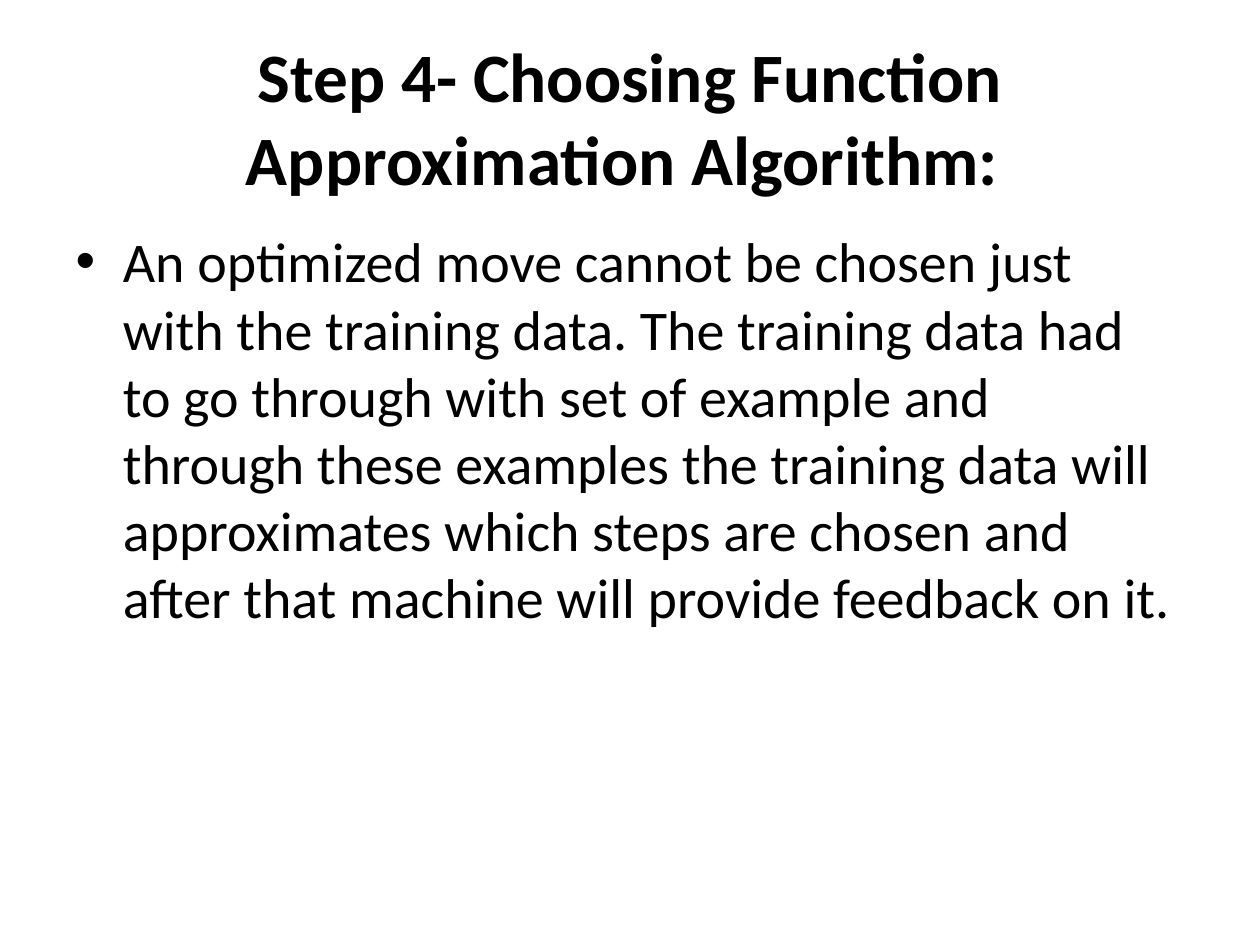
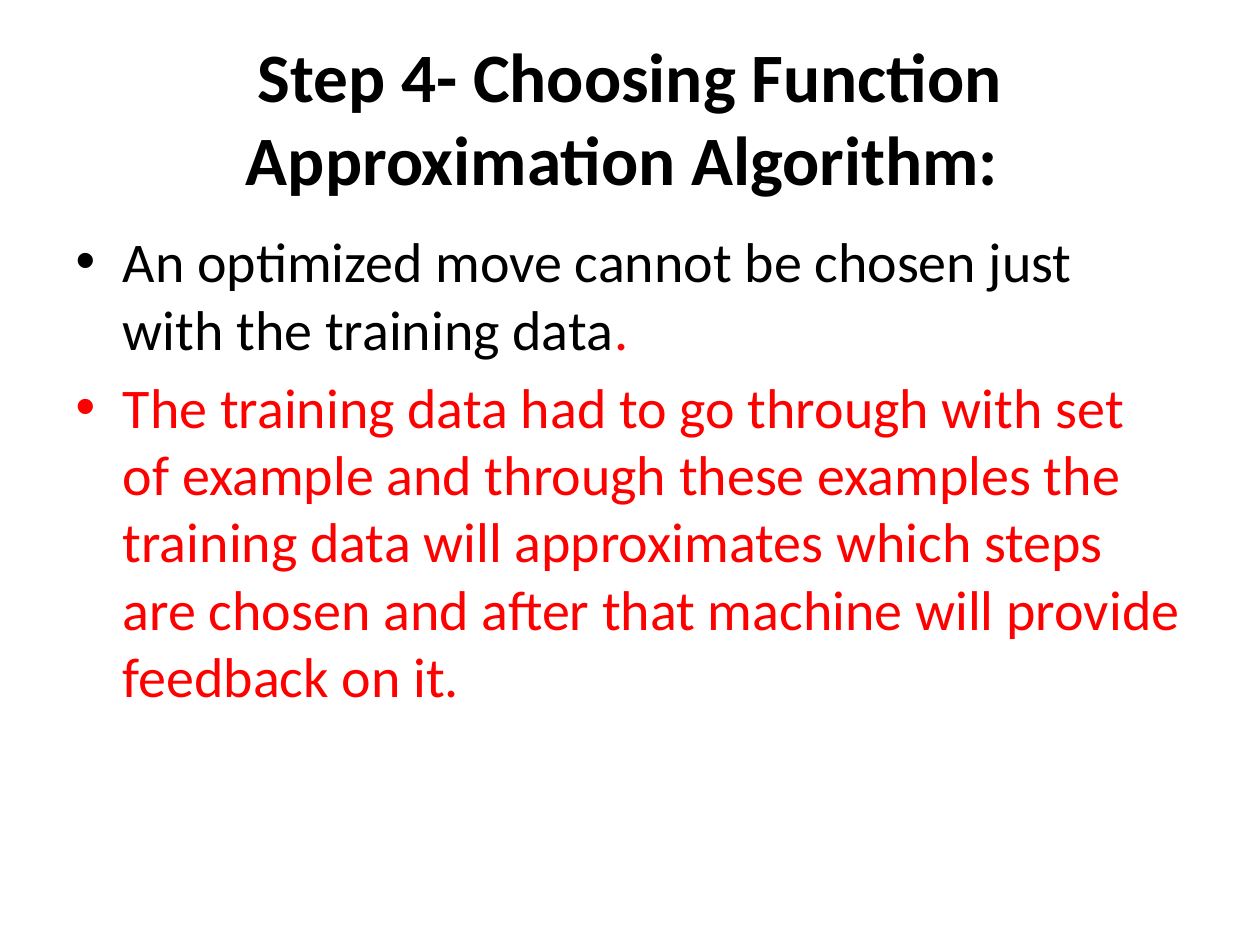
Before and after one commit to devipriyak/AI_ml-iv-sem-21-batch, a slide deck: slide 36 of Unit-4.pptx (slide 26 before the commit). Drawn at 1260x945 pixels with LibreOffice and Linux fonts; fonts in the diff are those of the drawing. Boxes give left, top, right and bottom in pixels: in the first picture for what was removed or moved away, otherwise in the second. Text is boxed around its words. In the diff, an @@ line names an element or a change of style, - is before the commit and + after.

```diff
--- a/Unit-4.pptx
+++ b/Unit-4.pptx
@@ text at bbox=[123, 243, 1179, 698]: text changed; text colour #000000 to #FF0000 @@
-• An optimized move cannot be chosen just with the training data. The training data had to go through with set of example and through these examples the training data will approximates which steps are chosen and after that machine will provide feedback on it.
+• An optimized move cannot be chosen just with the training data.
+• The training data had to go through with set of example and through these examples the training data will approximates which steps are chosen and after that machine will provide feedback on it.
```
Also in this commit, not shown: 6 other slides changed, 16 slides added.
